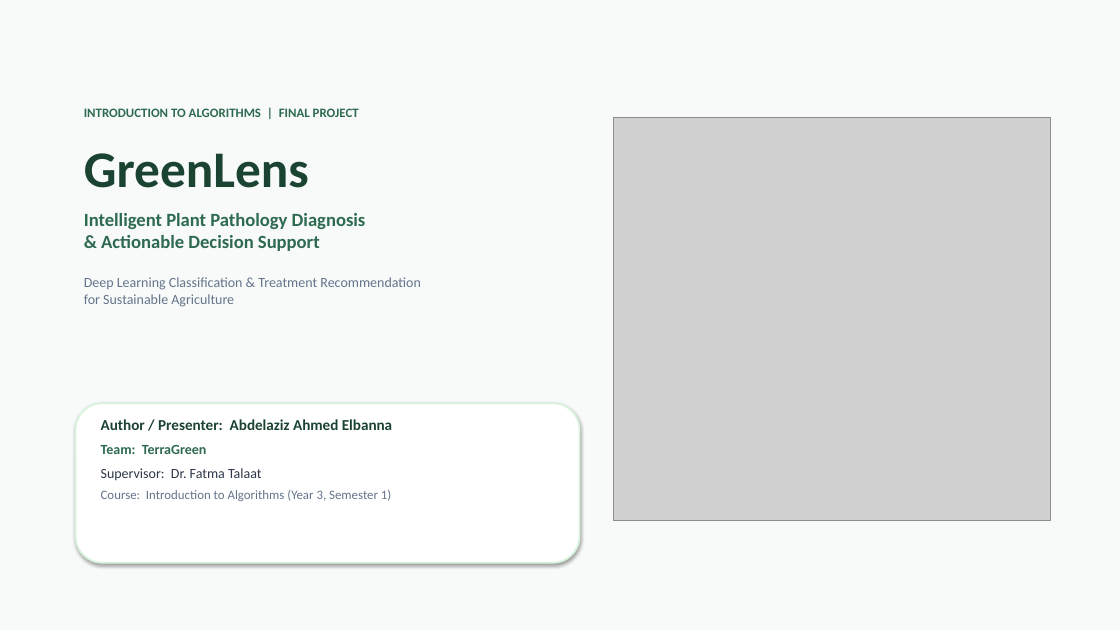
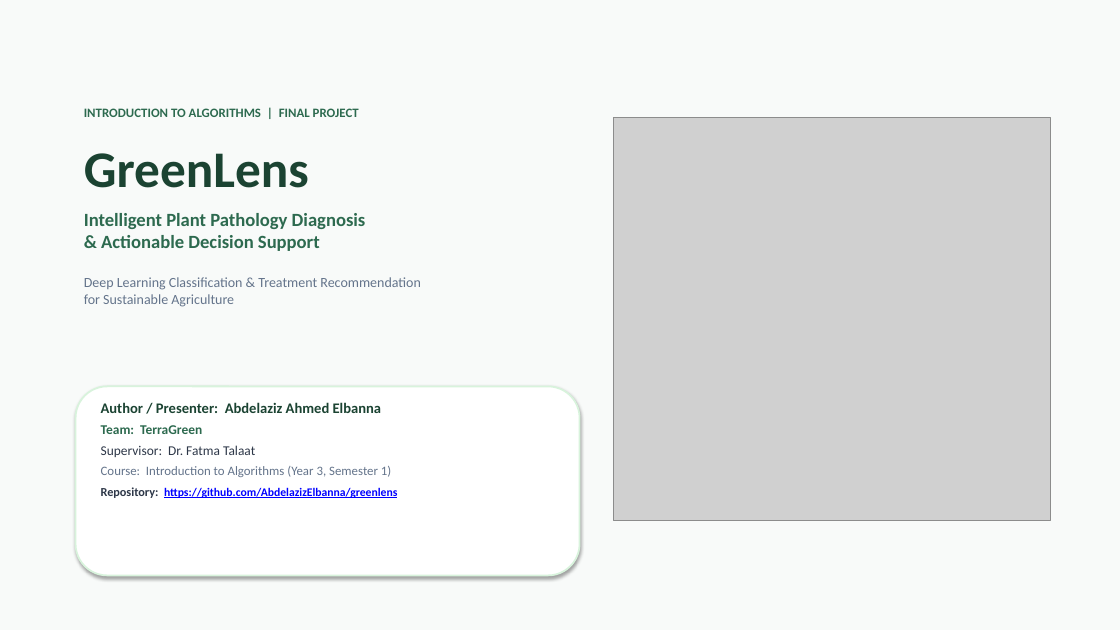
Before and after one commit to AbdelazizElbanna/greenlens, a slide deck: slide 1 of reports/presentation/greenlens_presentation.pptx. Drawn at 1120x630 pixels with LibreOffice and Linux fonts; fonts in the diff are those of the drawing; grey boxes stand for pictures. Boxes give left, top, right and bottom in pixels: in the first picture for what was removed or moved away, otherwise in the second. Text is boxed around its words. In the diff, an @@ line names an element or a change of style, - is before the commit and + after.

```diff
--- a/reports/presentation/greenlens_presentation.pptx
+++ b/reports/presentation/greenlens_presentation.pptx
@@ rounded rectangle: place and size @@
-rounded rectangle at [76,403,580,563]
+rounded rectangle at [76,386,580,576]
@@ text "Author / Presenter: Abdelaziz Ahmed ...": place and size @@
-text "Author / Presenter: Abdelaziz Ahmed ..." at [101,419,392,501]
+text "Author / Presenter: Abdelaziz Ahmed ..." at [101,402,397,498]
@@ text at [101,402,391,477]: size 13 to 12.5 pt in "Author / Presenter: Abdelaziz Ahmed Elbanna"; size 12 to 11.5 pt in "Team: TerraGreen", "Supervisor: Dr. Fatma Talaat"; less space between paragraphs; more space between paragraphs @@
@@ text at [101,487,397,498]: paragraph added @@
+Repository: https://github.com/AbdelazizElbanna/greenlens
```
Also in this commit, not shown: 4 other files.
